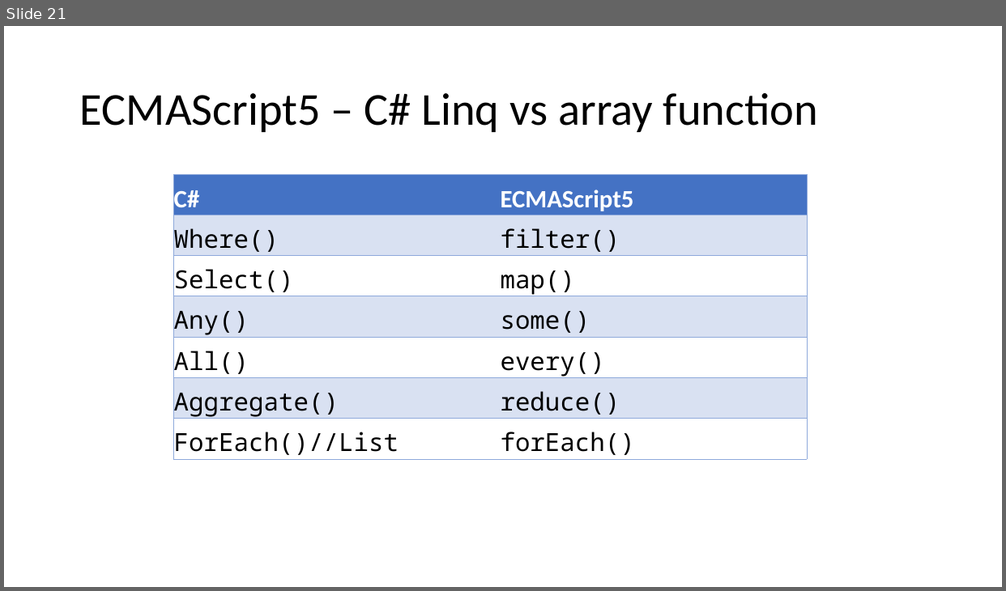
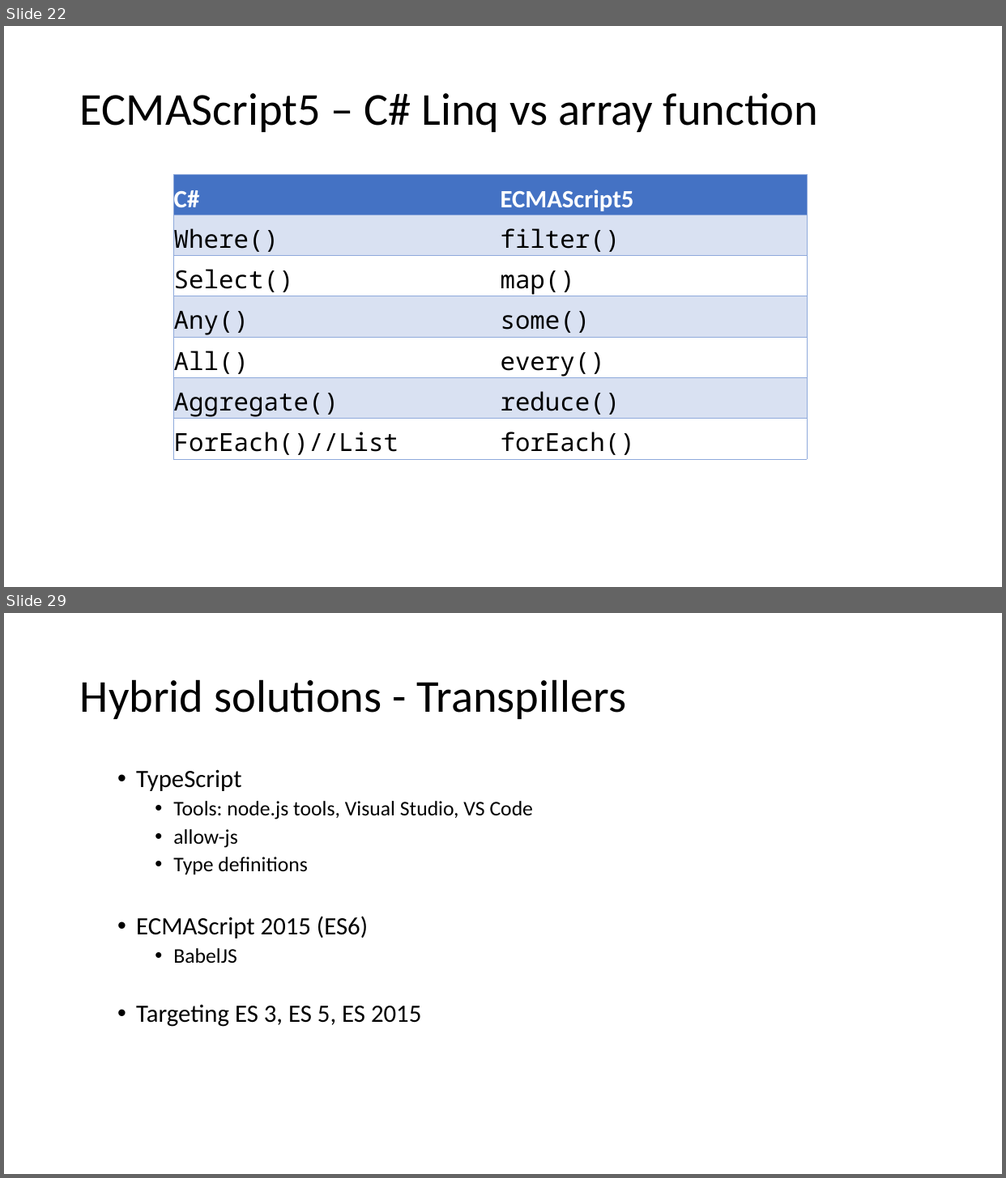
Before and after one commit to dankrz/JsTraining, a slide deck: JsTraining-presentation/JS Training.pptx. Shown one above the other, each under a label of ours: slide 21 before the commit, slides 22 and 29 after it; the slides between them are not shown. The pictures are 1006x591 and 1006x1178 pixels, drawn with LibreOffice and Linux fonts; fonts in the diff are those of the drawing. Boxes give left, top, right and bottom in pixels: in the first picture for what was removed or moved away, otherwise in the second. Text is boxed around its words. In the diff, an @@ line names an element or a change of style, - is before the commit and + after.

```diff
--- a/JsTraining-presentation/JS Training.pptx
+++ b/JsTraining-presentation/JS Training.pptx
@@ slide 29 added at [4,613,1002,1174], background #FFFFFF @@
@@ title added at [80,679,626,719], 44 pt, text #000000 @@
+Hybrid solutions - Transpillers
@@ text added at [136,770,533,1027], 20 pt, text #000000 @@
+  • TypeScript
+    • Tools: node.js tools, Visual Studio, VS Code
+    • allow-js
+    • Type definitions
+  • ECMAScript 2015 (ES6)
+    • BabelJS
+  • Targeting ES 3, ES 5, ES 2015
@@ what was slide 21 is now slide 22 @@
```
Also in this commit, not shown: 4 slides changed, 7 other slides added, 1 slide removed, 8 other files.
